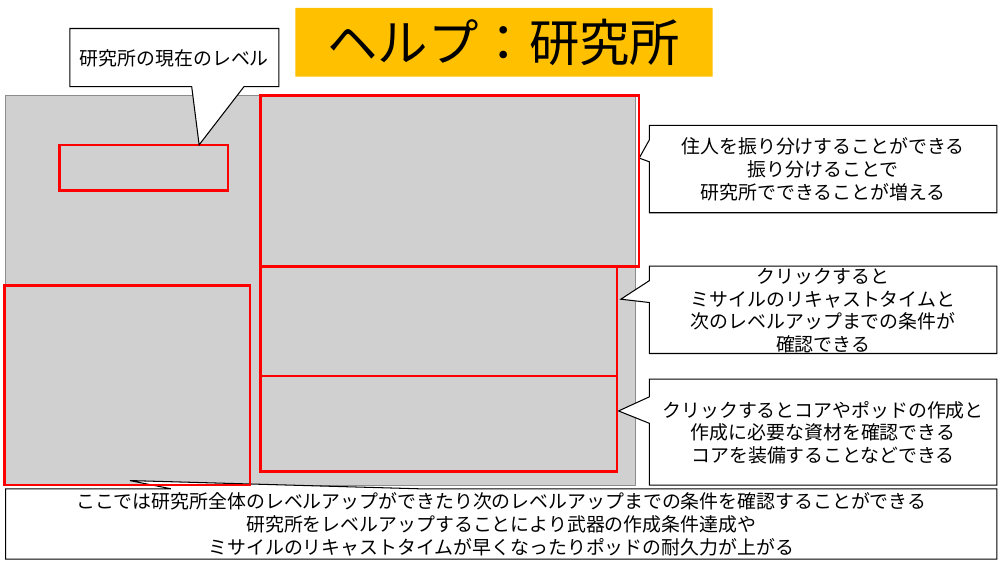
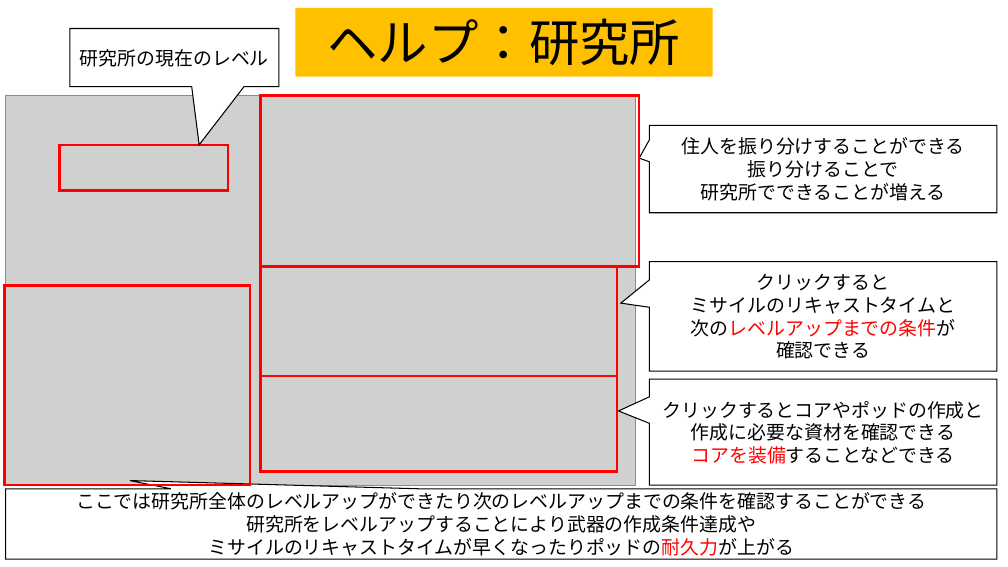
Before and after one commit to team556/team, a slide deck: slide 3 of 説明文.pptx. Drawn at 1008x567 pixels with LibreOffice and Linux fonts; fonts in the diff are those of the drawing; grey boxes stand for pictures. Boxes give left, top, right and bottom in pixels: in the first picture for what was removed or moved away, otherwise in the second. Text is boxed around its words. In the diff, an @@ line names an element or a change of style, - is before the commit and + after.

```diff
--- a/説明文.pptx
+++ b/説明文.pptx
@@ speech box "クリックすると": place and size @@
-speech box "クリックすると" at <box>650,266,997,354</box>
+speech box "クリックすると" at <box>650,262,997,371</box>
@@ text in speech box at <box>691,319,956,337</box>: text colour #000000 to #FF0000 in "次のレベルアップまでの条件が" @@
@@ text in speech box at <box>691,446,954,464</box>: text colour #000000 to #FF0000 in "コアを装備することなどできる" @@
@@ text in speech box at <box>208,538,794,559</box>: text colour #000000 to #FF0000 in "ミサイルのリキャストタイムが早くなったりポッドの耐久力が上がる" @@
```
Also in this commit, not shown: 5 other slides changed.
